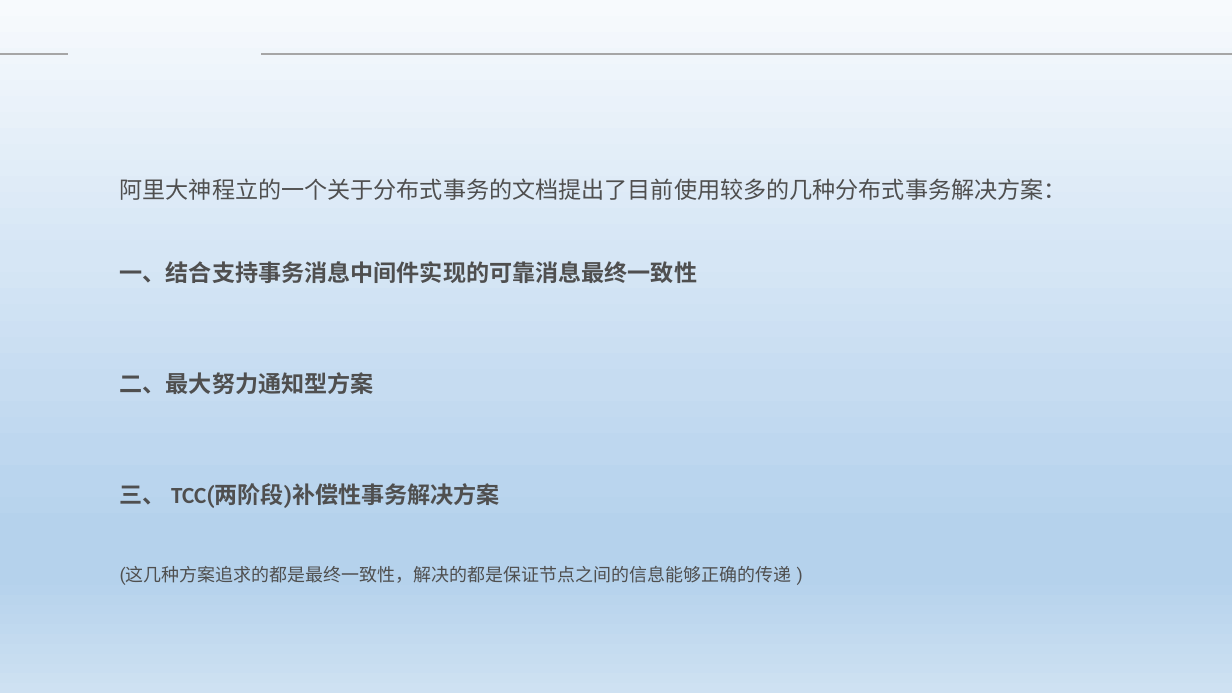
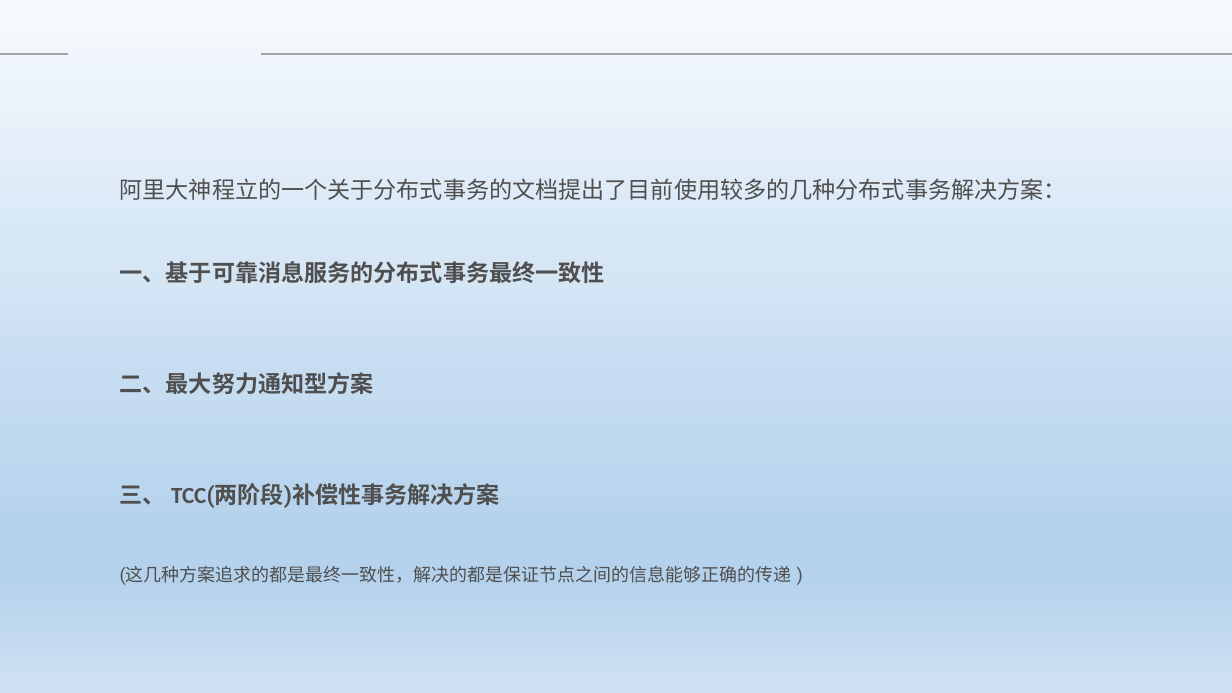
Before and after one commit to Heffie199/zhao_Note, a slide deck: slide 3 of 分布式事务的解决方案 .pptx. Drawn at 1232x693 pixels with LibreOffice and Linux fonts; fonts in the diff are those of the drawing; background and template pictures are left out. Boxes give left, top, right and bottom in pixels: in the first picture for what was removed or moved away, otherwise in the second. Text is boxed around its words. In the diff, an @@ line names an element or a change of style, - is before the commit and + after.

```diff
--- a/分布式事务的解决方案 .pptx
+++ b/分布式事务的解决方案 .pptx
@@ text at (120,261,605,283): text changed @@
-一、结合支持事务消息中间件实现的可靠消息最终一致性
+一、基于可靠消息服务的分布式事务最终一致性
```
Also in this commit, not shown: 3 other slides changed.
